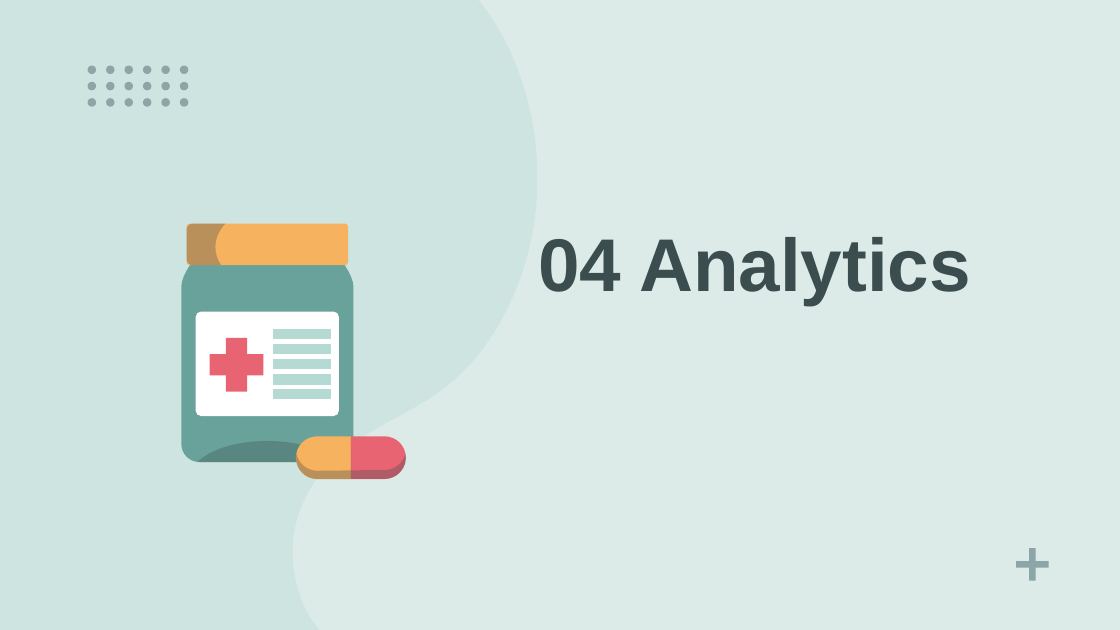
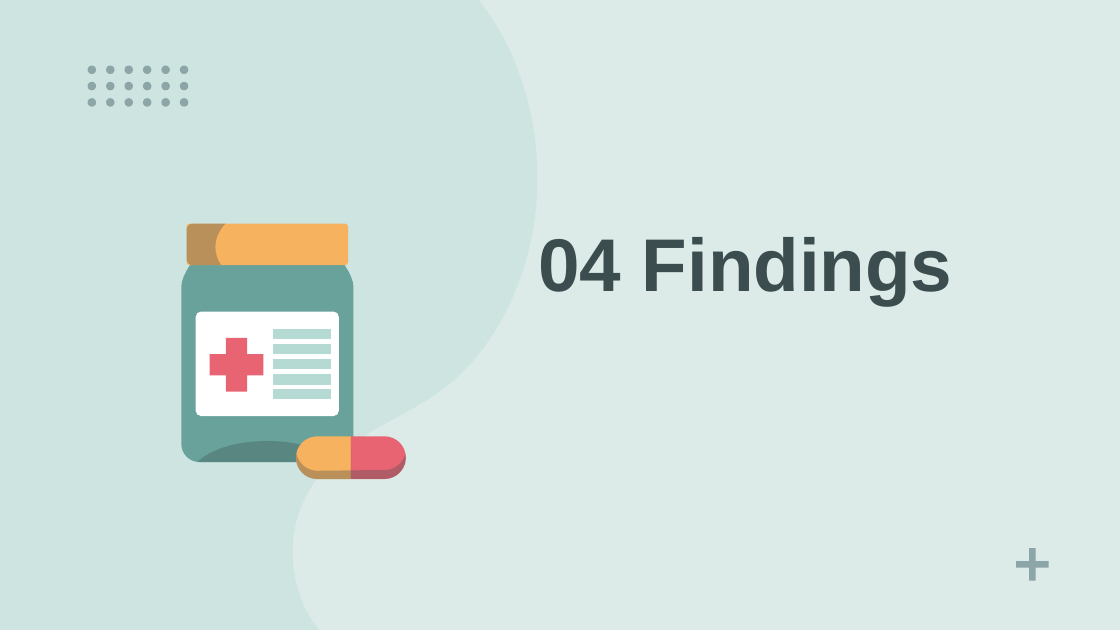
Before and after one commit to jm18443/Project-4, a slide deck: slide 8 of Project-4 Presentation.pptx. Drawn at 1120x630 pixels with LibreOffice and Linux fonts; fonts in the diff are those of the drawing. Boxes give left, top, right and bottom in pixels: in the first picture for what was removed or moved away, otherwise in the second. Text is boxed around its words. In the diff, an @@ line names an element or a change of style, - is before the commit and + after.

Commit message:
presentation commit

```diff
--- a/Project-4 Presentation.pptx
+++ b/Project-4 Presentation.pptx
@@ title at <box>538,237,953,305</box>: text changed @@
-04 Analytics
+04 Findings
```
Also in this commit, not shown: 2 other slides changed, 6 slides added, 8 slides removed.
